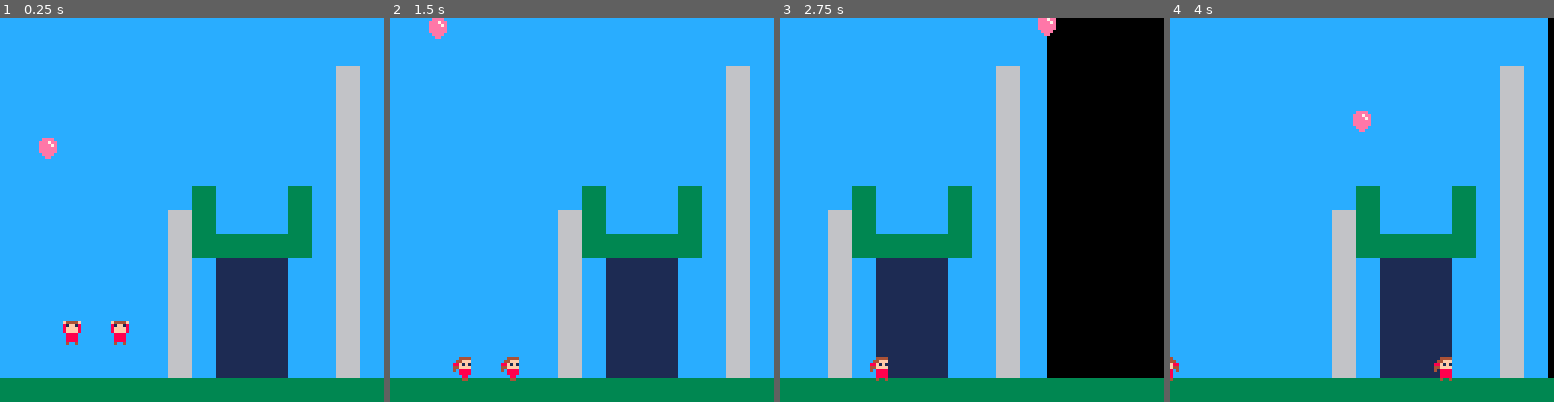
Above: before the commit, frames 1-4 (left to right).
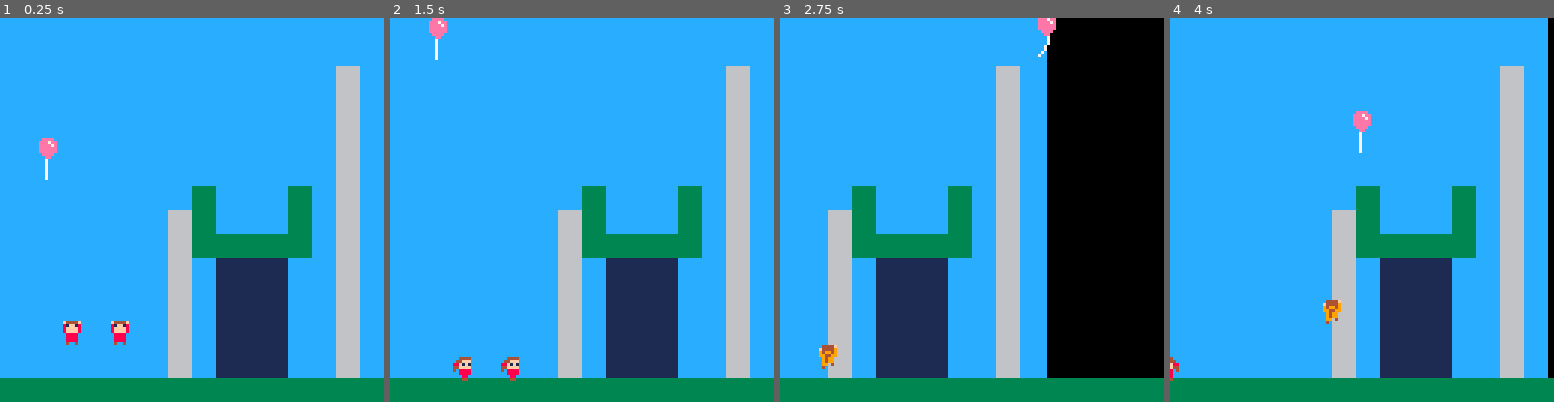
Above: after the commit, the same moments.

Repository: iffy/ppb-pico
Game: PICO-8 cartridge ppb.p8
Two runs of this game, one before a commit and one after it. Both use one fixed random seed, a clock stepped at 60 frames per second and the inputs below.
Inputs:
- Up to frame 1 (0.25 s): no input
- Up to frame 2 (1.5 s): tap X (X key) at 0.33, 1.07 s; tap O (Z key) at 0.7 s
- Up to frame 3 (2.75 s): hold Right 1.6-2.1 s; tap O (Z key) at 1.7, 2.1, 2.5 s; tap X (X key) at 1.85 s; hold Up 2.15-2.42 s; hold Right from 2.47 s (still down)
- Up to frame 4 (4 s): tap O (Z key) at 2.9, 3.3, 3.7 s; tap X (X key) at 2.97 s; release Right at 3.03 s; hold Left 3.08-3.58 s; hold Down 3.63-3.97 s

The runs differ from the first frame. In frame 1, less than 0.1% of the frame differs, in the area x 11-13%, y 36-43%; in frame 2, less than 0.1%; in frame 3, 0.5%, in the area x 10-71%, y 4-95%; in frame 4, 0.5%.

Commit message:
They can climbish

Diff:
--- a/ppb.p8
+++ b/ppb.p8
@@ -239,7 +239,14 @@
     if (girl.facing == left) flip_x = true
     pal(red, girl.shirt_color)
     local frame = 7 + girl.frame
-    if not(girl.standing) then
+    if (girl.climber.climbing) then
+        -- climbing
+        frame = 25
+        flip_x = false
+        if (girl.frame > 2) then
+            flip_x = true
+        end
+    elseif not(girl.standing) then
         -- jumping or falling
         frame = 12
         if (abs(girl.vel.x) >= 0.05) then
@@ -319,12 +326,6 @@
             end
             girl.accel.x = 0
         end
-    end
-end
-chase_target = nil
-function chase_balloon(girl)
-    if (not(chase_target)) then
-        ai_walk_around(girl)
     end
 end
 
@@ -620,6 +621,16 @@
 
 function on_collide(a, b, deets)
     if (deets.bounce) bounce_actors(a, b, deets)
+    if (a.type == 'balloon' and b.type == 'girl') then
+        if (a.drawstring) then
+            local tether = make_tether(a, b, 3)
+            tether.onbreak = function()
+                destroy_tether(tether)
+                a.drawstring = true
+            end
+            a.drawstring = false
+        end
+    end
 end
 
 -- bounce two actors that have collided
@@ -791,9 +802,39 @@
             start_cooldown(a, 1)
         end,
         walking=function()
+            ladder = nearest_ladder(a)
+            if (ladder == 0) then
+                -- on a ladder
+                return 'climbing'
+            end
             if (cooling_off(a)) return
             return 'idle'
-        end
+        end,
+        off_walking=function()
+            a.accel.x = 0
+            a.vel.x = 0
+        end,
+
+        -- climbing
+        on_climbing=function()
+            a.shirt_color = orange
+            a.accel.y = 0
+            a.climber.climbing = true
+        end,
+        climbing=function()
+            ladder = nearest_ladder(a)
+            if (ladder == 0) then
+                a.vel.y = -0.05
+            else
+                return 'idle'
+            end
+        end,
+        off_climbing=function()
+            a.shirt_color = red
+            a.accel.y = gravity
+            a.climber.climbing = false
+        end,
+
     }
 end
 
@@ -1144,7 +1185,7 @@
     choosemap(16,0,21,16)
     proudpink = make_balloon(2, 6)
     proudpink.control = control_balloon
-    chase_target = proudpink
+    proudpink.drawstring = true
     girl1 = make_girl(3, 10)
     girl1.control = fsm_chaser(girl1)
 
